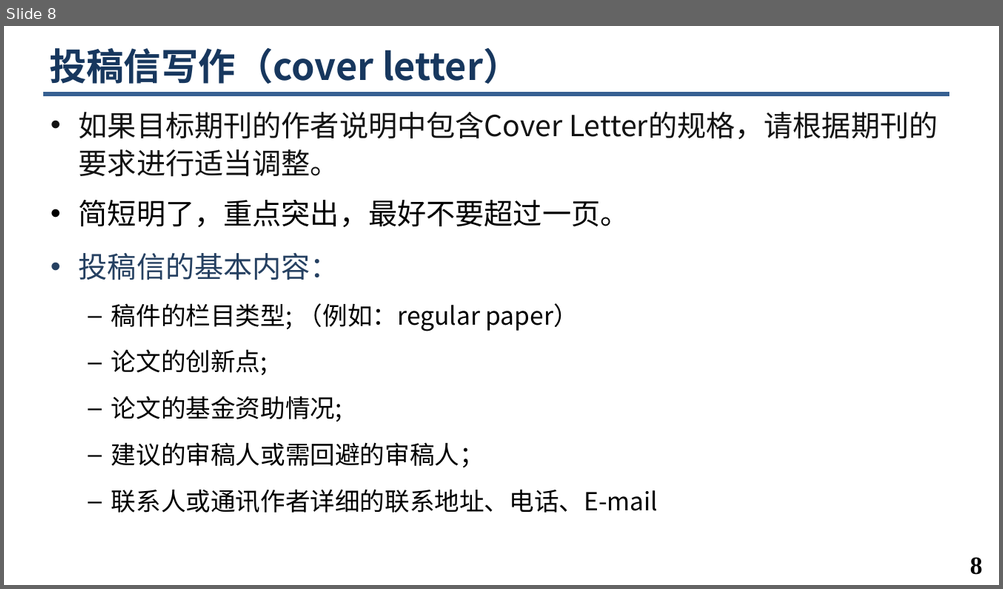
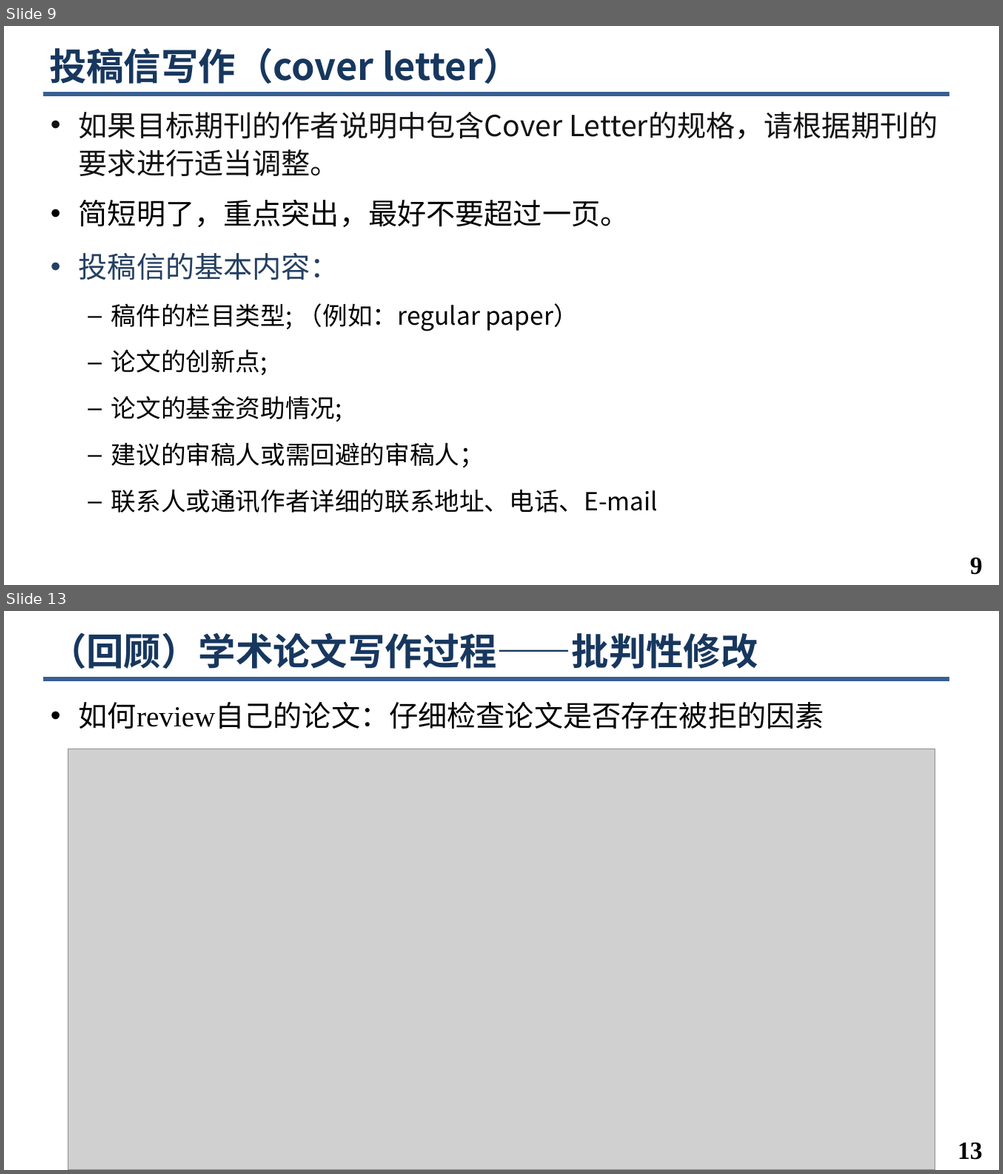
Before and after one commit to minghchen/cs_research_guide, a slide deck: hdu_course_ppt/第5讲. 论文投稿与Rebuttal.pptx. Shown one above the other, each under a label of ours: slide 8 before the commit, slides 9 and 13 after it; the slides between them are not shown. The pictures are 1003x589 and 1003x1174 pixels, drawn with LibreOffice and Linux fonts; fonts in the diff are those of the drawing; grey boxes stand for pictures; background and template pictures are left out. Boxes give left, top, right and bottom in pixels: in the first picture for what was removed or moved away, otherwise in the second. Text is boxed around its words. In the diff, an @@ line names an element or a change of style, - is before the commit and + after.

```diff
--- a/hdu_course_ppt/第5讲. 论文投稿与Rebuttal.pptx
+++ b/hdu_course_ppt/第5讲. 论文投稿与Rebuttal.pptx
@@ slide 13 added at (4, 611, 999, 1170), background #FFFFFF; not listed: 1 template element that a slide beside it also shows @@
@@ title added at (49, 632, 758, 669), 36 pt, text #17375E, bold @@
+（回顾）学术论文写作过程——批判性修改
@@ text added at (79, 702, 824, 729), 28 pt, text #000000 @@
+• 如何review自己的论文：仔细检查论文是否存在被拒的因素
@@ picture added at (68, 749, 935, 1170) @@
@@ page number added at (957, 1142, 982, 1160), 24 pt, text #000000, bold @@
+13
@@ what was slide 8 is now slide 9 @@
@@ page number at (970, 557, 982, 575): text changed @@
-8
+9
```
Also in this commit, not shown: 5 slides changed, 23 other slides added, 2 slides removed, 2 other files.
